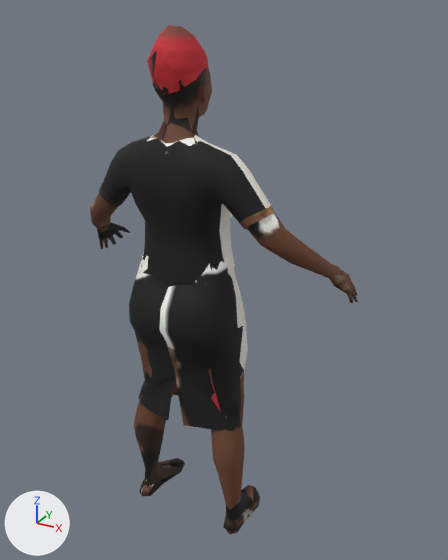
An edit to the glTF model public/models/humans/npc_woman_blouse_skirt_lod1.glb, drawn before and after from the same camera.
Camera for both pictures: a camera (50 mm lens) standing at (0.954, -1.459, 1.674) and looking at (0.066, 0.156, 0.867). Arrows for +X, +Y and +Z are at lower left; the lights stay in place. The picture after the commit comes second. Vertices at exactly the same position are counted once.

The first picture shows 'npc_woman_blouse_skirt_lod1'.
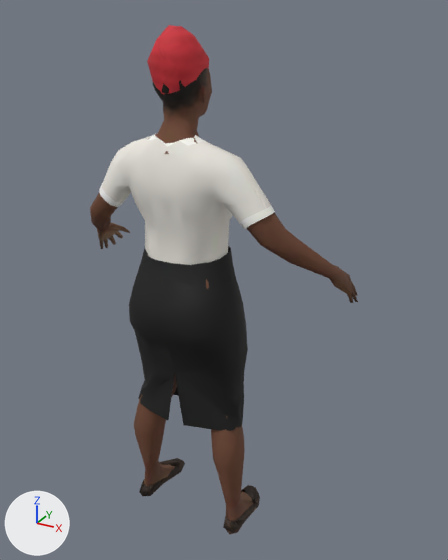
Boxes [x1, y1, x2, y2] around the edits, measured in the pictures (448 x 560 px; the box of a moved part takes in the faces that stretch with it):
```json
{"part": 1, "of": "me_npc_woman_blouse_skirt_001", "change": "moved or reshaped", "before": [137, 26, 247, 468], "after": [143, 33, 248, 468]}
{"part": 2, "of": "me_npc_woman_blouse_skirt_001", "change": "surface changed", "before": [90, 25, 352, 527], "after": [90, 25, 352, 527]}
```

Scene script edits in JSON lines:
```json
{"block": "me_npc_woman_blouse_skirt_001", "where": "# used by ob_npc_woman_blouse_skirt_lod1; location = (0.0, 0.0, 0.0)"}
{"op": "remove", "block": "me_npc_woman_blouse_skirt_001", "code": "me_npc_woman_blouse_skirt_001.from_pydata(...)  # 1212 vertices, 2000 faces; spans x -0.49..0.49, y -0.11..0.3, z -0.01..1.63"}
{"op": "add", "block": "me_npc_woman_blouse_skirt_001", "code": "me_npc_woman_blouse_skirt_001.from_pydata(...)  # 1214 vertices, 1999 faces; spans x -0.49..0.49, y -0.11..0.3, z -0.01..1.63"}
{"block": "me_npc_woman_blouse_skirt_001", "change": "me_npc_woman_blouse_skirt_001 part 1"}
{"block": "me_npc_woman_blouse_skirt_001", "change": "72 vertices are removed from x -0.16..0.17, y -0.07..0.2, z 0.01..1.61"}
{"block": "me_npc_woman_blouse_skirt_001", "change": "228 faces are deleted"}
{"block": "me_npc_woman_blouse_skirt_001", "change": "3 vertices in x -0.09..0.0, y -0.04..-0.03, z 0.94..0.97 move by (0.0, 0.01, -0.01)"}
{"block": "me_npc_woman_blouse_skirt_001", "change": "21 vertices move from x -0.18..0.14, y -0.06..0.16, z 0.02..1.01 to x -0.17..0.13, y -0.06..0.16, z 0.02..1.0"}
{"block": "me_npc_woman_blouse_skirt_001", "change": "75 vertices are added at x -0.16..0.18, y -0.07..0.19, z 0.01..1.62"}
{"block": "me_npc_woman_blouse_skirt_001", "change": "229 new faces join them"}
{"block": "me_npc_woman_blouse_skirt_001", "change": "me_npc_woman_blouse_skirt_001 part 2: 1528 kept faces spanning x -0.49..0.49, y -0.11..0.3, z -0.01..1.63 get new texture (UV) coordinates"}
{"block": "me_npc_woman_blouse_skirt_001", "change": "other edits to the shape of me_npc_woman_blouse_skirt_001 do not show in these pictures"}
```
